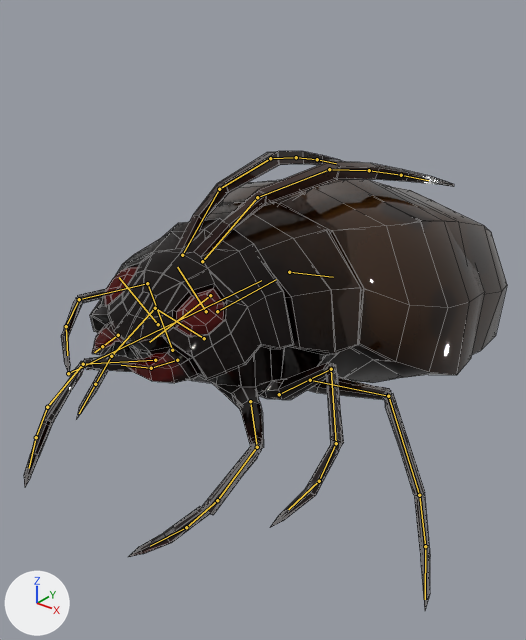
Two versions of the FBX model Assets/Models/Enemies/Cockroach_Smol_&_Anims.fbx, one commit apart.
Before and after are seen from a camera (50 mm lens) standing at (0.396, -0.474, 0.475) and looking at (-0.027, 0.055, 0.147). Every picture has the same lights, and +X, +Y and +Z are marked at lower left. The picture after the commit comes second. Both versions are drawn at frame 1 of the action 'Cockroach_Run_2'; the numbers are the values there. The bones that change, and the others that lie on the model, are drawn over the model as lines. Mesh edges are drawn as thin lines.

Names of what the first picture shows: 'Cockroach_Smol', 'Cockroach_Smol_2', 'Cockroach_Smol_3'.
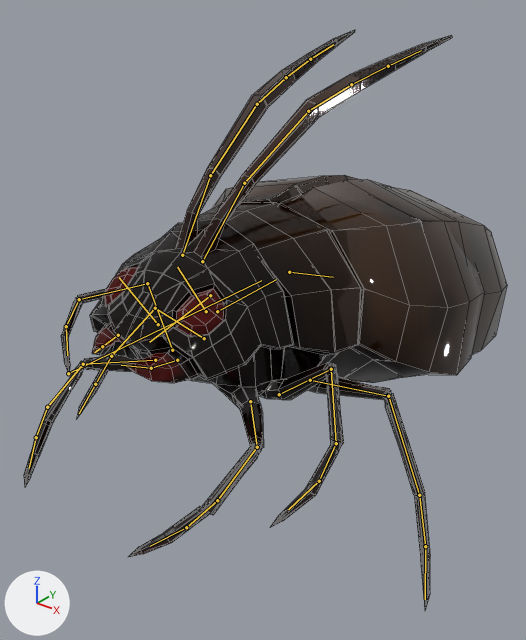
What the commit changed:
Bone 'Anten_01.R' (bone_anten_01_r) turns from (-9, 1, -1) to (7, 1, 0) degrees about its own x, y and z.
Bone 'Anten_02.R' (bone_anten_02_r) turns from (-9, 1, 0) to (3, 1, 0) degrees about its own x, y and z.
Bone 'Anten_01.L' (bone_anten_01_l) turns from (-9, -1, 1) to (7, -1, 0) degrees about its own x, y and z.
Bone 'Anten_02.L' (bone_anten_02_l) turns from (-9, -1, 0) to (3, -1, 0) degrees about its own x, y and z.

What differs and where, as boxes (x1, y1, x2, y2) in the pictures (526 x 640 px):
'Cockroach_Smol_3', posed (32% taller): before (61, 151, 454, 527); after (61, 30, 452, 527)
bone 'Anten_01.R', root to tip: before (182, 255) to (219, 189); after (182, 255) to (210, 175)
bone 'Anten_02.R', root to tip: before (219, 189) to (270, 158); after (210, 175) to (257, 104)
bone 'Anten_01.L', root to tip: before (202, 261) to (257, 197); after (202, 261) to (244, 183)
bone 'Anten_02.L', root to tip: before (257, 197) to (329, 169); after (244, 183) to (308, 111)
